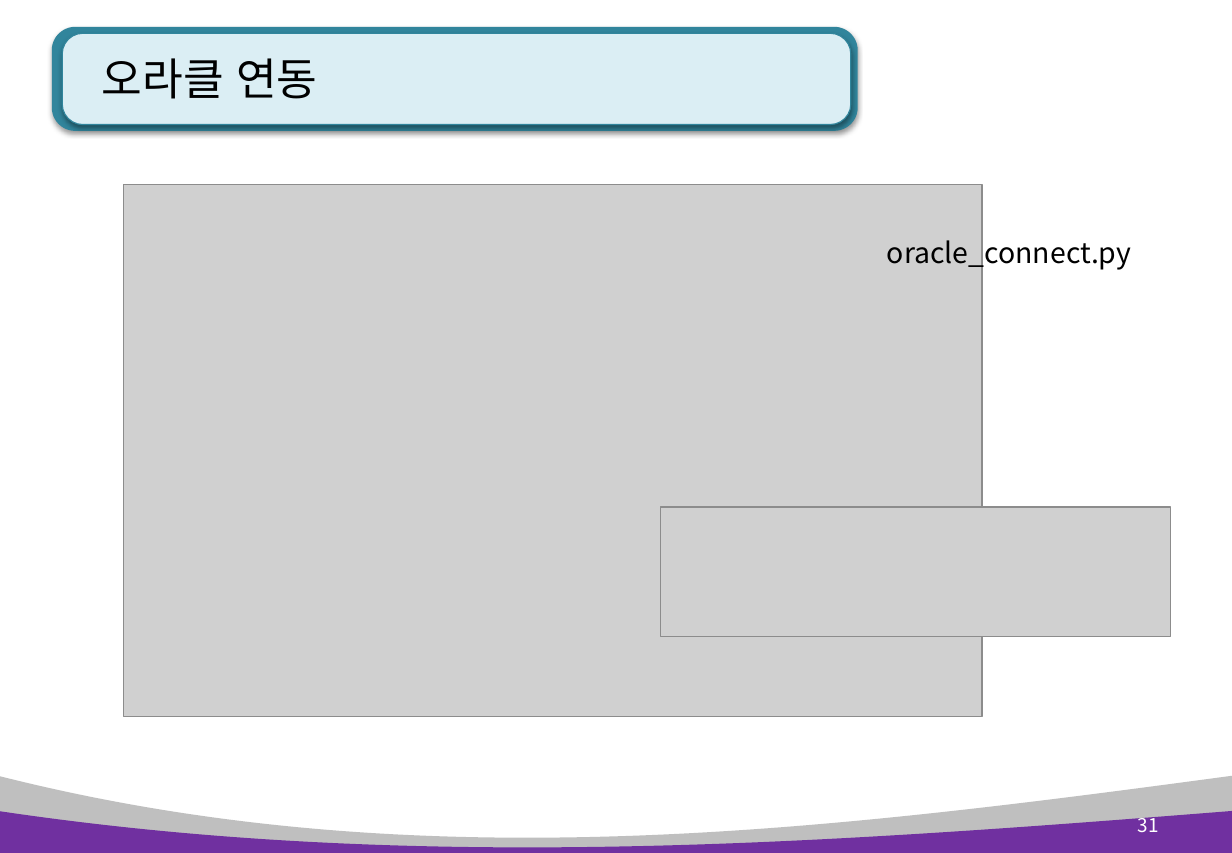
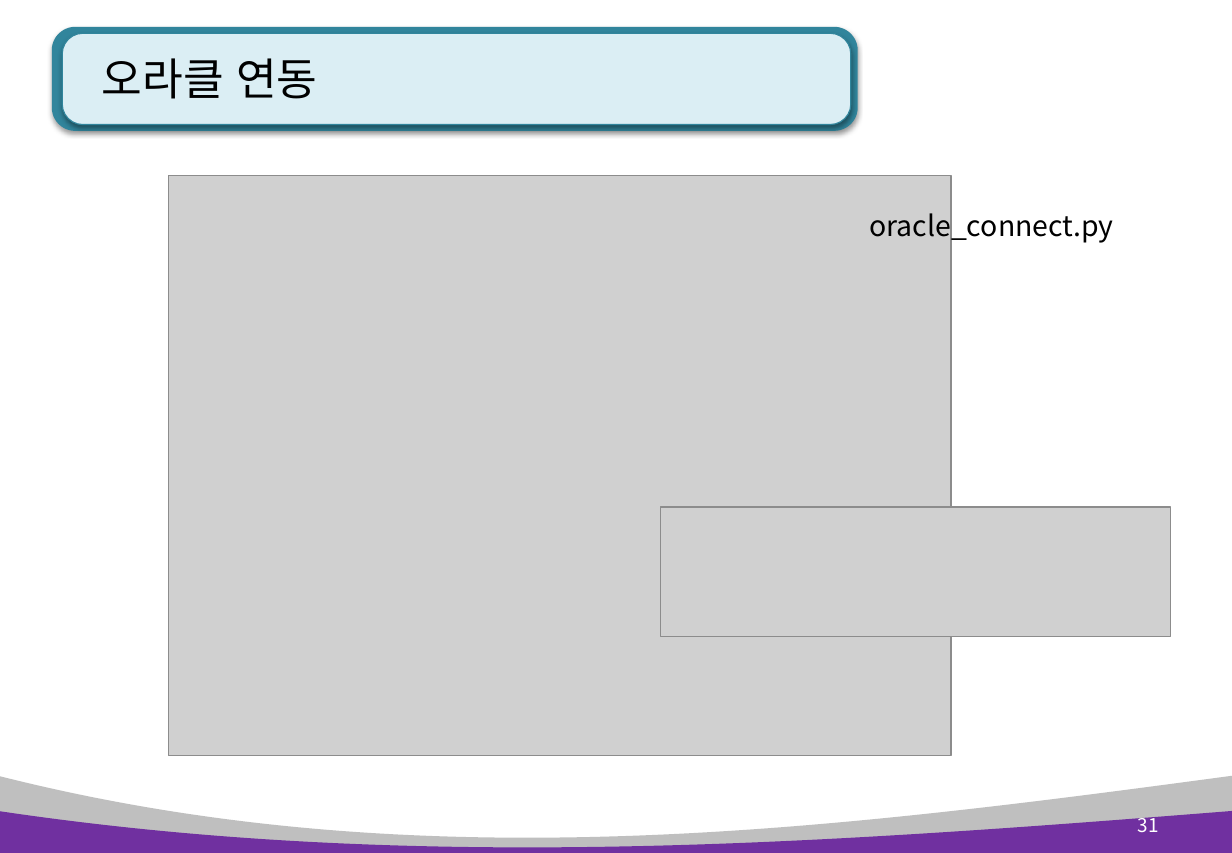
Before and after one commit to pshho/ngreen_project, a slide deck: slide 31 of pyWorks/자료/python_ppt/Python 9장. 데이터베이스 연동.pptx. Drawn at 1232x853 pixels with LibreOffice and Linux fonts; fonts in the diff are those of the drawing; grey boxes stand for pictures. Boxes give left, top, right and bottom in pixels: in the first picture for what was removed or moved away, otherwise in the second. Text is boxed around its words. In the diff, an @@ line names an element or a change of style, - is before the commit and + after.

```diff
--- a/pyWorks/자료/python_ppt/Python 9장. 데이터베이스 연동.pptx
+++ b/pyWorks/자료/python_ppt/Python 9장. 데이터베이스 연동.pptx
@@ picture resized from (x1=124, y1=184, x2=983, y2=717) to (x1=168, y1=176, x2=951, y2=756) @@
@@ text "oracle_connect.py" moved from (x1=887, y1=234, x2=1131, y2=270) to (x1=869, y1=208, x2=1113, y2=244) @@
```
Also in this commit, not shown: 1 other slide changed, 21 other files.
